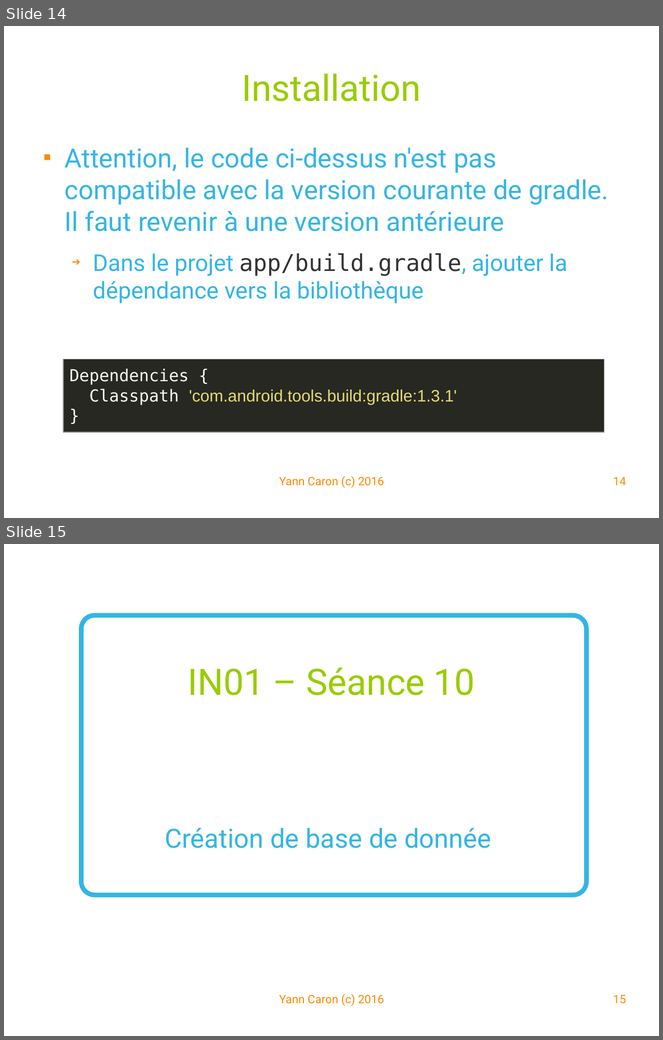
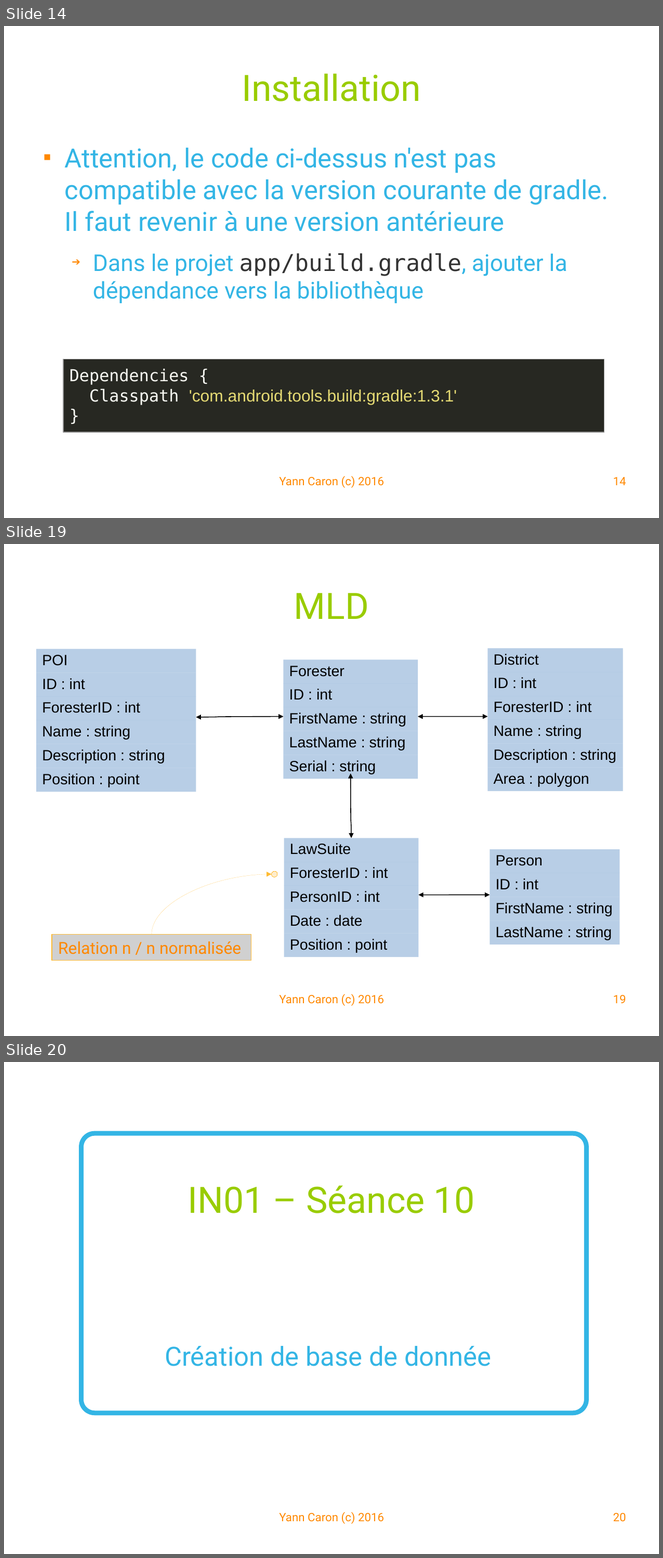
Before and after one commit to YannCaron/Android-ENSG, a slide deck: 10 - Spatialite.odp. Shown one above the other, each under a label of ours: slides 14 and 15 before the commit, slides 14, 19 and 20 after it; the slides between them are not shown. The pictures are 663x1040 and 663x1558 pixels, drawn with LibreOffice and Linux fonts; fonts in the diff are those of the drawing; grey boxes stand for pictures; background and template pictures are left out. Boxes give left, top, right and bottom in pixels: in the first picture for what was removed or moved away, otherwise in the second. Text is boxed around its words. In the diff, an @@ line names an element or a change of style, - is before the commit and + after.

```diff
--- a/10 - Spatialite.odp
+++ b/10 - Spatialite.odp
@@ slide 19 added at [4, 544, 659, 1036], background #FFFFFF @@
@@ title added at [294, 593, 369, 619], 44 pt, text #99CC00 @@
+MLD
@@ table added at [36, 649, 196, 789], 6 rows, 1 columns @@
+POI
+ID : int
+ForesterID : int
+Name : string
+Description : string
+Position : point
@@ table added at [488, 648, 623, 788], 6 rows, 1 columns @@
+District
+ID : int
+ForesterID : int
+Name : string
+Description : string
+Area : polygon
@@ table added at [283, 659, 418, 776], 5 rows, 1 columns @@
+Forester
+ID : int
+FirstName : string
+LastName : string
+Serial : string
@@ curved double arrow added from (196, 717) to (283, 717), #000000 0.99 pt @@
@@ curved double arrow added from (488, 717) to (418, 717), #000000 0.99 pt @@
@@ curved double arrow added from (351, 838) to (351, 773), #000000 0.99 pt @@
@@ line added from (269, 814) to (423, 814), #FFFFFF 1.5 pt @@
@@ table added at [284, 838, 418, 954], 5 rows, 1 columns @@
+LawSuite
+ForesterID : int
+PersonID : int
+Date : date
+Position : point
@@ table added at [490, 849, 620, 942], 4 rows, 1 columns @@
+Person
+ID : int
+FirstName : string
+LastName : string
@@ ellipse added at [272, 871, 278, 877], fill #FFBB33 at 25% opacity, outline #FFBB33 0 pt @@
@@ curved arrow added from (152, 934) to (272, 874), #FFBB33 0 pt @@
@@ curved double arrow added from (418, 895) to (490, 895), #000000 0.99 pt @@
@@ picture added at [52, 934, 252, 960], 20 pt, text #FF8800 @@
+Relation n / n normalisée
@@ text added at [279, 994, 384, 1006], 14 pt, text #FF8800 @@
+Yann Caron (c) 2016
@@ page number added at [613, 995, 626, 1003], 14 pt, text #FF8800 @@
+19
@@ what was slide 15 is now slide 20 @@
@@ page number at [613, 1513, 626, 1522]: text changed @@
-15
+20
```
Also in this commit, not shown: 7 slides changed, 11 other slides added, 1 other file.
